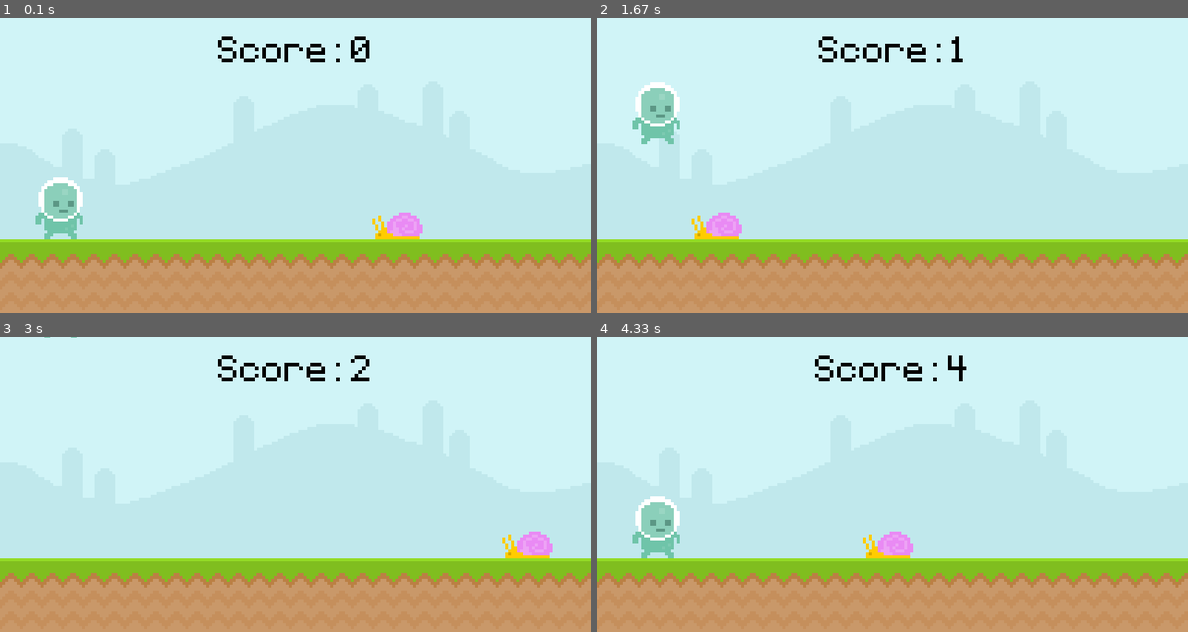
Above: before the commit, frames 1-4 (two rows, left to right).
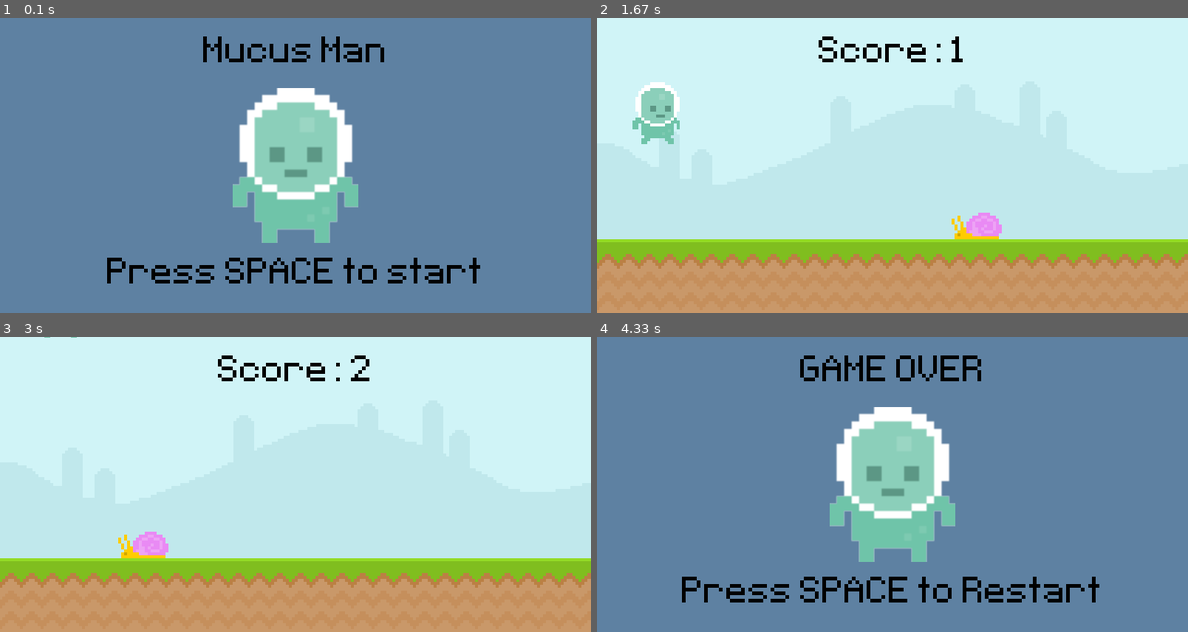
Above: after the commit, the same moments.

Repository: Willmo103/Pygame_intro
Game: pygame game, started from main.py
Same seed, same stepped clock (60 frames per second), same inputs: the game is played once before the commit and once after it.
Inputs:
- Up to frame 1 (0.1 s): no input
- Up to frame 2 (1.67 s): tap Space at 0.33, 0.67, 1.57 s
- Up to frame 3 (3 s): tap Space at 1.87, 2.07, 2.37, 2.57, 2.87 s
- Up to frame 4 (4.33 s): no input

The runs differ from the first frame. In frame 1, 100% of the frame differs, in the area x 0-100%, y 0-100%; in frame 2, 1.1%; in frame 3, 1.1%; in frame 4, 100%.

Commit message:
intro and gameover, scaled images

Diff:
--- a/main.py
+++ b/main.py
@@ -9,6 +9,8 @@
 clock = pygame.time.Clock()
 test_font = pygame.font.Font("font/Pixeltype.ttf", 80)
 start_time = 0
+game_active = False
+game_lost = False
 # Background surfaces:
 
 # -- sky
@@ -18,9 +20,9 @@
 ground_surface = pygame.image.load("graphics/ground.png").convert()
 ground_rect = ground_surface.get_rect(topleft = (0, 300))
 
-# -- score
-score_surface = test_font.render(" Mucus Man ", False, (64, 64, 64))
-score_rect = score_surface.get_rect(center = (400, 50))
+# -- intro
+intro_surface = test_font.render(" Mucus Man ", False, (0, 0, 0))
+intro_rect = intro_surface.get_rect(center = (400, 50))
 
 def update_score():
     time = pygame.time.get_ticks() / 1000
@@ -32,11 +34,16 @@
 
 
 # -- game_over
-game_over_surface = test_font.render(" GAME OVER ", False, (64, 64, 64))
+game_over_surface = test_font.render(" GAME OVER ", False, (0, 0, 0))
+game_over_rect = game_over_surface.get_rect(center = (400, 50))
 
-# -- info
+# -- game over continue
 continue_surface = test_font.render("Press SPACE to Restart", False, (0, 0, 0))
 continue_rect = continue_surface.get_rect(center = (400, 350))
+
+# -- new game start
+start_surface = test_font.render("Press SPACE to start", False, (0, 0, 0))
+start_rect = start_surface.get_rect(center = (400, 350))
 
 # -- snail/ enemy
 snail_surface = pygame.image.load("graphics/snail/snail1.png").convert_alpha()
@@ -47,11 +54,15 @@
 player_rect = player_surface.get_rect(midbottom = (80, 300))
 player_gravity = 0
 
+# -- intro Screen
+player_stand = pygame.image.load("graphics/Player/player_stand.png").convert_alpha()
+player_stand = pygame.transform.rotozoom(player_stand, 0, 2.5)
+player_stand_rect = player_stand.get_rect(center = (400, 200))
+
+
 
 # enter game loop
-running = True
-game_active = True
-while running:
+while True:
     for event in pygame.event.get():
         if event.type == pygame.QUIT:
             pygame.quit()
@@ -69,13 +80,14 @@
                 start_time = int(pygame.time.get_ticks() / 1000)
 
     if game_active:
+        # place BG Images
         screen.blit(sky_surface, (0, 0))
         screen.blit(ground_surface, ground_rect)
-        # pygame.draw.rect(screen, "Teal", score_rect, 10)
-        # pygame.draw.rect(screen, "Teal", score_rect)
-        # screen.blit(score_surface, score_rect)
+
+        # update the score
         update_score()
 
+        # move/respawn the enemy
         snail_rect.x -= 4
         if snail_rect.right <= 0: snail_rect.left = 800
         screen.blit(snail_surface, snail_rect)
@@ -83,19 +95,32 @@
         # player
         player_gravity += 1
         player_rect.y += player_gravity
+
+        # detect collisions with the ground surface
         if player_rect.colliderect(ground_rect):
             player_rect.bottom = ground_rect.top
             player_gravity = 0
 
+        # update player
         screen.blit(player_surface, player_rect)
 
+        # detect player and enemy collisions
         if player_rect.colliderect(snail_rect):
             game_active = False
+            game_lost = True
 
+    # display the intro/gameover screen
     if not game_active:
-        screen.fill("Yellow")
-        screen.blit(game_over_surface, score_rect)
-        screen.blit(continue_surface, continue_rect)
+        screen.fill((94, 129, 162))
+
+        if game_lost:
+            screen.blit(game_over_surface, game_over_rect)
+            screen.blit(player_stand, player_stand_rect)
+            screen.blit(continue_surface, continue_rect)
+        else:
+            screen.blit(intro_surface, intro_rect)
+            screen.blit(player_stand, player_stand_rect)
+            screen.blit(start_surface, start_rect)
 
     pygame.display.update()
     # setting framerate floor to 60 cycle/sec
